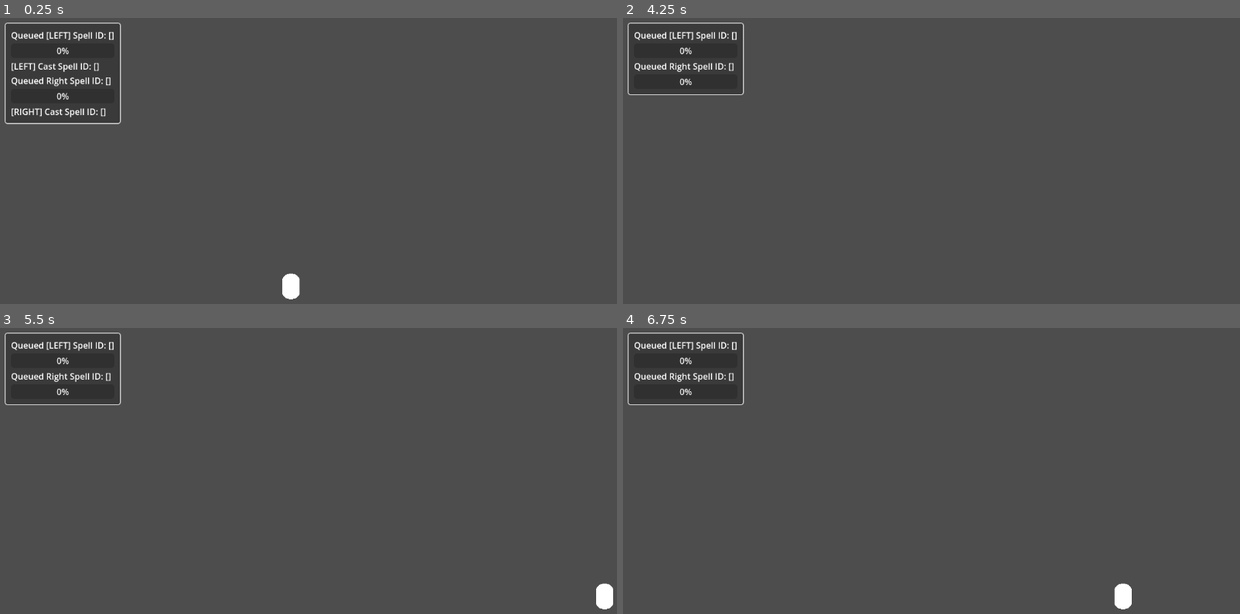
Above: before the commit, frames 1-4 (two rows, left to right).
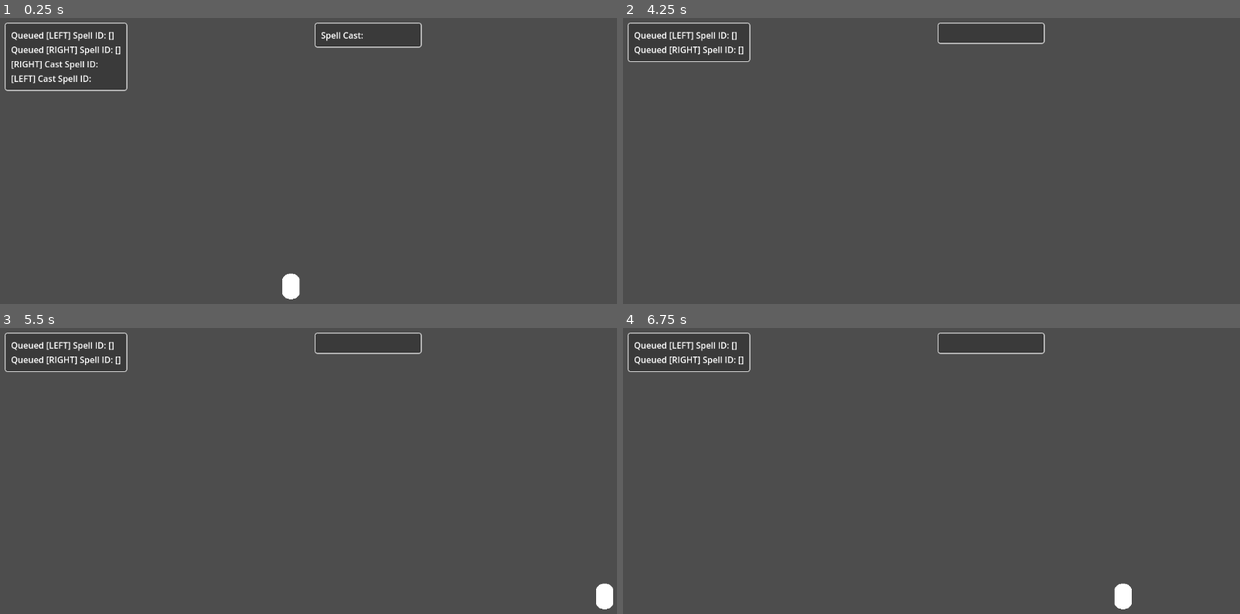
Above: after the commit, the same moments.

Repository: WobblyRonnoc/NecromancerGame
Game: Godot game, scene res://level.tscn
The game is run twice, just before and just after one commit, with the same random seed, the same clock (stepped at 60 frames per second) and the same inputs.
Inputs:
- Up to frame 1 (0.25 s): no input
- Up to frame 2 (4.25 s): tap Enter (ui_accept) at 0.5, 0.6, 0.77, 1.07, 1.35, 1.52, 1.82, 2.1, 2.85, 3.02, 3.32, 3.6, 3.77, 4.07 s; hold Right (ui_right) 0.53-2.03 s; hold Left (ui_left) 2.03-2.78 s; hold Right (ui_right) from 2.78 s (still down); tap C (clear_debug_panel) at 4.15 s
- Up to frame 3 (5.5 s): release Right (ui_right) at 4.28 s; hold Left (ui_left) 4.28-5.03 s; tap Enter (ui_accept) at 4.35, 4.52, 4.82, 5.1 s; tap ` (toggle_debug_panel) at 4.9 s; hold Right (ui_right) from 5.03 s (still down)
- Up to frame 4 (6.75 s): release Right (ui_right) at 5.78 s; hold Left (ui_left) from 5.78 s (still down); tap Enter (ui_accept) at 5.85, 6.02, 6.32, 6.6 s

The runs differ from the first frame. In frame 1, 2.5% of the frame differs, in the area x 0-69%, y 1-38%; in frame 2, 1.8%; in frame 3, 1.8%; in frame 4, 1.8%.

Commit message:
basic player and casting input complete

Diff:
--- a/analog_input_viewer.gd
+++ b/analog_input_viewer.gd
@@ -1,8 +1,7 @@
 extends Node2D
 
-enum side {right, left}
+enum side {left, right}
 @export var stick: side
-@onready var debug_panel = $"../DebugPanel"
 const id_values : Dictionary = {"up": 1, "right": 2, "down": 3, "left": 4}
 
 @export var radius : float = 50
@@ -29,10 +28,10 @@
 
 func _process(delta):
 	Global.debug.add_property("Queued [LEFT] Spell ID", Global.left_spell_key, 0)
-	Global.debug.add_property_bar("[LEFT]Trigger Strength", Input.get_action_strength("lt"), 1)
+	#Global.debug.add_property_bar("[LEFT]Trigger Strength", Input.get_action_strength("lt"), 1)
 
-	Global.debug.add_property("Queued Right Spell ID", Global.right_spell_key, 3)
-	Global.debug.add_property_bar("Right Trigger Strength", Input.get_action_strength("rt"), 4)
+	Global.debug.add_property("Queued [RIGHT] Spell ID", Global.right_spell_key, 3)
+	#Global.debug.add_property_bar("Right Trigger Strength", Input.get_action_strength("rt"), 4)
 
 	if stick == 0:
 		analog_vector = Input.get_vector("ls_left","ls_right","ls_up","ls_down",-1.0)
@@ -56,22 +55,35 @@
 	analog.position = analog_vector * radius
 	analog.position.clamp(position, analog_vector * radius)
 
-	#FIXME: THIS IS RUNNING CONSTANTLY. MAKE IT ONLY RUN IN A TRANSITION FROM [HOLDING] -> [IDLE]
+
 func cast(stick, spell_id):
+	has_cast = true
+
+	# format key for spell list query
+	var spell = str("".join(spell_id).lstrip("[").rstrip("],"))
+	var spell_cast
+	# Check cast against spells
+	for key in Global.SPELL_LIST:
+		if key == spell:
+			spell_cast = Global.SPELL_LIST[spell]
+			Global.debug2.add_property("Spell Cast", spell_cast, 0)
+			break
+		else:
+			spell_cast = ""
+			Global.debug2.add_property("Spell Cast", spell_cast, 0)
+			# emit a cast signal here so things know what to do!
+
+	# Clear and reset for next cast
 	for child in get_children():
 		if child.name.contains("SpellPoint"):
 			child.selected = false
-	var spell = str(spell_id)
-	has_cast = true
-	# Check cast against spells
-	if Global.SPELL_LIST.has(spell):
-		print(Global.SPELL_LIST[spell])
-	# Clear and reset for next cast
+
+
 	if stick == 0:
-		Global.debug.add_property("[LEFT] Cast Spell ID", spell, 2)
+		Global.debug.add_property("[LEFT] Cast Spell ID", spell, 1)
 		Global.left_spell_key.clear()
 		hide()
 	if stick == 1:
-		Global.debug.add_property("[RIGHT] Cast Spell ID", spell, 5)
+		Global.debug.add_property("[RIGHT] Cast Spell ID", spell, 4)
 		Global.right_spell_key.clear()
 		hide()
--- a/analog_input_viewer.tscn
+++ b/analog_input_viewer.tscn
@@ -13,8 +13,8 @@
 radius = 0.509476
 
 [node name="AnalogInputViewer" type="Node2D"]
-modulate = Color(1, 1, 1, 0.294118)
-scale = Vector2(2, 2)
+modulate = Color(1, 1, 1, 0.47451)
+scale = Vector2(1.6, 1.6)
 script = ExtResource("1_li6lt")
 metadata/_edit_group_ = true
 
--- a/debug_panel.gd
+++ b/debug_panel.gd
@@ -6,7 +6,10 @@
 
 # Called when the node enters the scene tree for the first time.
 func _ready():
-	Global.debug = self
+	if Global.debug == null:
+		Global.debug = self
+	else:
+		Global.debug2 = self
 
 # Called every frame. 'delta' is the elapsed time since the previous frame.
 func _process(delta):
@@ -44,7 +47,7 @@
 	else:
 		if visible:
 			target.text = title + ": " + str(value)
-			property_container.move_child(target, order)
+			# TODO: add sorting logic to override existing indexes
 
 
 func clear_properties():
--- a/global.gd
+++ b/global.gd
@@ -1,6 +1,7 @@
 extends Node
 
 var debug
+var debug2
 
 var l_analog_angle = 0.0
 var l_analog_position = Vector2.ZERO
@@ -11,7 +12,13 @@
 var left_spell_key : Array = []
 var right_spell_key : Array = []
 
-const SPELL_LIST : Dictionary = {"120" : "FireBall"}
+const SPELL_LIST : Dictionary = {
+	"120" : "Fire Ball",
+	"1402": "Buff AoE",
+	"103" : "Rend Flesh"
+
+	}
+
 
 func get_spell_key(stick):
 	if stick == 0:
--- a/level.tscn
+++ b/level.tscn
@@ -1,21 +1,37 @@
-[gd_scene load_steps=4 format=3 uid="uid://4ri0jgqb2jxh"]
+[gd_scene load_steps=3 format=3 uid="uid://4ri0jgqb2jxh"]
 
-[ext_resource type="PackedScene" uid="uid://dw7n0cn7ekrb1" path="res://analog_input_viewer.tscn" id="1_xqoen"]
 [ext_resource type="PackedScene" uid="uid://udrj4gpdrtl7" path="res://player.tscn" id="3_nmefv"]
 [ext_resource type="PackedScene" uid="uid://bwymmn4gumgb1" path="res://debug_panel.tscn" id="4_h1nyo"]
 
 [node name="Level" type="Node2D"]
 
-[node name="AnalogInputViewer" parent="." instance=ExtResource("1_xqoen")]
-position = Vector2(320, 256)
+[node name="Player" parent="." instance=ExtResource("3_nmefv")]
+position = Vector2(544, 528)
 
-[node name="AnalogInputViewer2" parent="." instance=ExtResource("1_xqoen")]
-position = Vector2(768, 256)
-stick = 1
+[node name="CanvasLayer" type="CanvasLayer" parent="."]
 
-[node name="DebugPanel" parent="." instance=ExtResource("4_h1nyo")]
+[node name="Control" type="Control" parent="CanvasLayer"]
+layout_mode = 3
+anchors_preset = 15
+anchor_right = 1.0
+anchor_bottom = 1.0
+grow_horizontal = 2
+grow_vertical = 2
+size_flags_horizontal = 3
+size_flags_vertical = 3
+
+[node name="HBoxContainer" type="HBoxContainer" parent="CanvasLayer/Control"]
+layout_mode = 1
+anchors_preset = 10
+anchor_right = 1.0
+grow_horizontal = 2
+
+[node name="DebugPanel" parent="CanvasLayer/Control/HBoxContainer" instance=ExtResource("4_h1nyo")]
+layout_mode = 2
 size_flags_horizontal = 0
 size_flags_vertical = 0
 
-[node name="Player" parent="." instance=ExtResource("3_nmefv")]
-position = Vector2(544, 528)
+[node name="DebugPanel2" parent="CanvasLayer/Control/HBoxContainer" instance=ExtResource("4_h1nyo")]
+layout_mode = 2
+size_flags_horizontal = 6
+size_flags_vertical = 0
--- a/player.gd
+++ b/player.gd
@@ -7,23 +7,23 @@
 # Get the gravity from the project settings to be synced with RigidBody nodes.
 var gravity = 0
 
+func move():
+	var x_direction = Input.get_axis("ui_left", "ui_right")
+	var y_direction = Input.get_axis("ui_up", "ui_down")
 
-func _physics_process(delta):
-	# Add the gravity.
-	if not is_on_floor():
-		velocity.y += gravity * delta
-
-	# Handle jump.
-	if Input.is_action_just_pressed("ui_accept") and is_on_floor():
-		velocity.y = JUMP_VELOCITY
-
-	# Get the input direction and handle the movement/deceleration.
-	# As good practice, you should replace UI actions with custom gameplay actions.
-	var direction = Input.get_axis("ui_left", "ui_right")
-	if direction:
-		velocity.x = direction * SPEED
+	if x_direction:
+		velocity.x = x_direction * SPEED
 	else:
 		velocity.x = move_toward(velocity.x, 0, SPEED)
 
+	if y_direction:
+		velocity.y = y_direction * SPEED
+	else:
+		velocity.y = move_toward(velocity.y, 0, SPEED)
 
 	move_and_slide()
+
+func _physics_process(delta):
+	# move when not casting
+	if Input.get_action_strength("lt") == 0.0:
+		move()
--- a/player.tscn
+++ b/player.tscn
@@ -1,6 +1,7 @@
-[gd_scene load_steps=4 format=3 uid="uid://udrj4gpdrtl7"]
+[gd_scene load_steps=5 format=3 uid="uid://udrj4gpdrtl7"]
 
 [ext_resource type="Script" path="res://player.gd" id="1_df7e2"]
+[ext_resource type="PackedScene" uid="uid://dw7n0cn7ekrb1" path="res://analog_input_viewer.tscn" id="2_8w0kq"]
 
 [sub_resource type="CapsuleShape2D" id="CapsuleShape2D_lqi6u"]
 radius = 16.0
@@ -20,3 +21,12 @@
 position = Vector2(0, -24)
 scale = Vector2(32, 24)
 mesh = SubResource("CapsuleMesh_jspig")
+
+[node name="AnalogInputViewer2" parent="." instance=ExtResource("2_8w0kq")]
+position = Vector2(133, -104)
+scale = Vector2(1, 1)
+stick = 1
+
+[node name="AnalogInputViewer" parent="." instance=ExtResource("2_8w0kq")]
+position = Vector2(-128, -104)
+scale = Vector2(1, 1)
